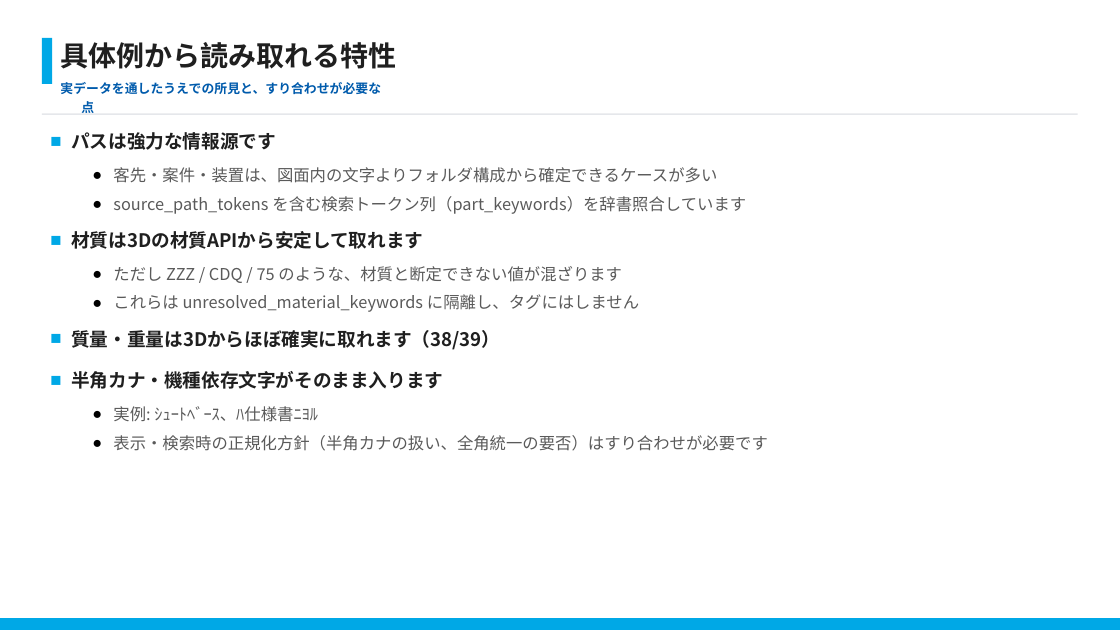
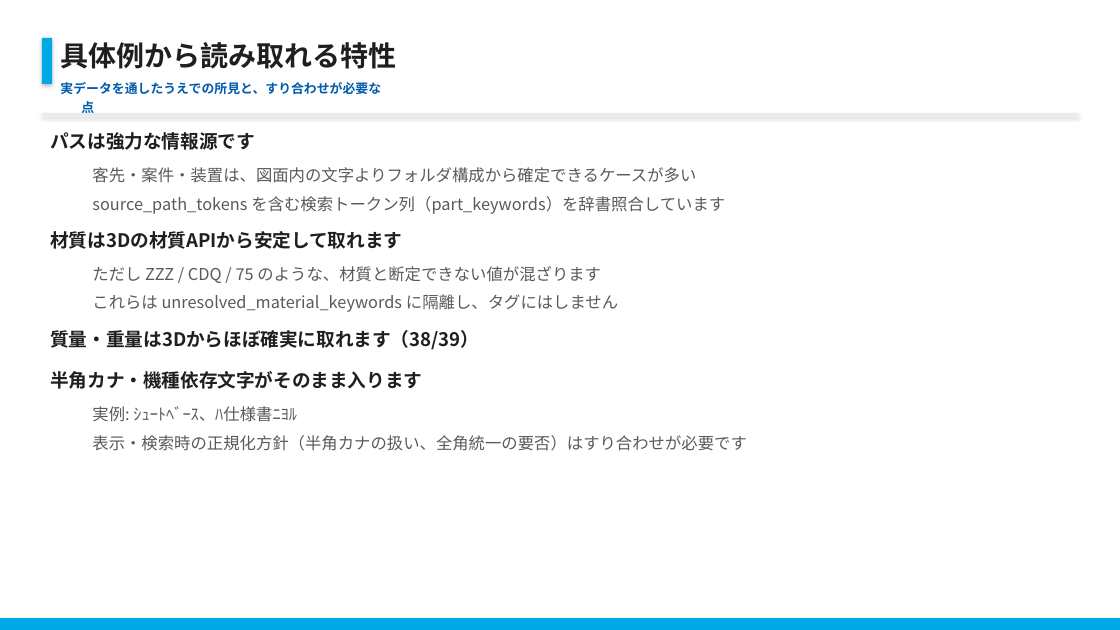
Before and after one commit to s-alp/knowledge_system, a slide deck: slide 17 of output/pptx/20260728_ナレッジシステム_タグ属性抽出_創屋様向けご説明_r1.pptx. Drawn at 1120x630 pixels with LibreOffice and Linux fonts; fonts in the diff are those of the drawing; background and template pictures are left out. Boxes give left, top, right and bottom in pixels: in the first picture for what was removed or moved away, otherwise in the second. Text is boxed around its words. In the diff, an @@ line names an element or a change of style, - is before the commit and + after.

```diff
--- a/output/pptx/20260728_ナレッジシステム_タグ属性抽出_創屋様向けご説明_r1.pptx
+++ b/output/pptx/20260728_ナレッジシステム_タグ属性抽出_創屋様向けご説明_r1.pptx
@@ rectangle at <box>42,38,52,84</box>: shadow on @@
@@ rectangle at <box>42,113,1078,115</box>: shadow on @@
@@ text "パスは強力な情報源です" at <box>50,132,746,451</box>: bullet ■ to none; bullet ● to none @@
```
Also in this commit, not shown: 27 other slides changed, 1 slide added, 1 slide removed, 9 other files.
